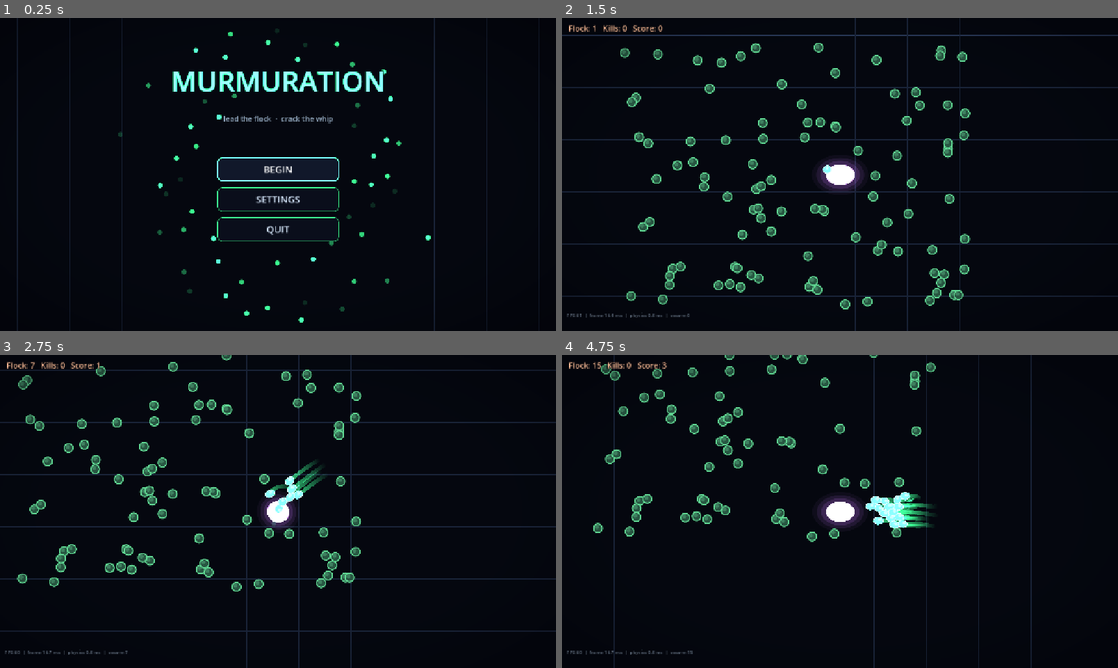
Above: before the commit, frames 1-4 (two rows, left to right).
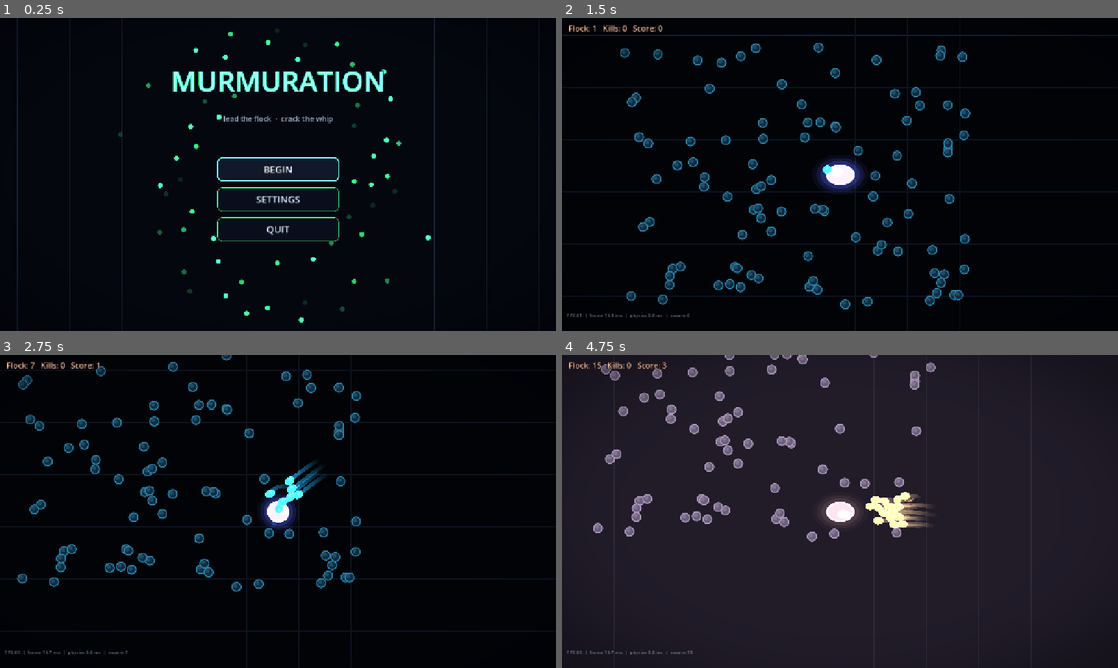
Above: after the commit, the same moments.

Repository: jadjoker/tdf
Game: Godot game, scene res://scenes/MainMenu.tscn
Same seed, same stepped clock (60 frames per second), same inputs: the game is played once before the commit and once after it.
Inputs (mouse positions are in pixels of both pictures, inside the frame that each line leads up to):
- Up to frame 1 (0.25 s): no input
- Up to frame 2 (1.5 s): click "BEGIN" at 0.5 s; tap Enter at 1.25 s; move the mouse to (962, 158) at 1.27 s; hold D (move_right) from 1.28 s (still down); tap T at 1.35 s; click (962, 158) at 1.42 s
- Up to frame 3 (2.75 s): release D (move_right) at 2 s; drag from (166, 527) to (255, 586) at 2.02 s
- Up to frame 4 (4.75 s): move the mouse to (895, 442) at 2.77 s; hold D (move_right) 2.78-3.5 s; tap R at 2.85 s; tap T at 3.05, 4.55 s; drag from (812, 574) to (767, 520) at 3.52 s; move the mouse to (1006, 558) at 4.27 s; hold A (move_left) from 4.28 s (still down); tap 1 at 4.35 s

The runs differ from the first frame. In frame 2, 5.1% of the frame differs, in the area x 0-100%, y 5-94%; in frame 3, 4.2%; in frame 4, 85%, in the area x 0-100%, y 0-100%.

Commit message:
Theme system: five switchable aesthetics
theme_palette.gd holds five complete visual identities (neon, abyss,
synthwave, pastel, ink) covering world, flock, player, all four enemy
types, glow parameters, and UI accent. Everything procedural reads the
active palette.

- Switch: Settings > Theme dropdown (persisted), or T in-game (desktop)
- Screenshot tool can pin a theme; aesthetic_previews/ holds gameplay
  captures of all five for comparison
- Deck build in dist/ rebuilt with the system

Co-Authored-By: Claude Fable 5 <noreply@anthropic.com>

Diff:
--- a/scripts/enemy.gd
+++ b/scripts/enemy.gd
@@ -18,9 +18,13 @@
 
 @export var knockback_scale: float = 0.05  # fast hits shove the enemy along the unit's velocity
 
-# Palette as vars so subclasses (tail_biter.gd etc.) can re-skin in _ready
-var color_body := Color(1.8, 0.5, 0.4)   # HDR hostile ember
-var color_core := Color(0.35, 0.06, 0.10) # dark "eye"
+# Palette comes from the active theme via theme_key ("chaser"/"biter"/
+# "interceptor"/"tank" — subclasses set theirs before super()._ready)
+const TP = preload("res://scripts/theme_palette.gd")
+
+var theme_key: String = "chaser"
+var color_body := Color(1.8, 0.5, 0.4)
+var color_core := Color(0.35, 0.06, 0.10)
 var color_rim := Color(2.6, 0.8, 0.5)
 var color_health := Color(2.0, 0.4, 0.3, 0.8)
 
@@ -54,9 +58,18 @@
 	add_to_group("enemies")
 	health = max_health
 	_pulse = randf() * TAU
+	_apply_theme()
 	var p: Node = get_parent()
 	if p != null and "damage_mult" in p:
 		_mods = p
+
+
+func _apply_theme() -> void:
+	color_body = TP.P[theme_key + "_body"]
+	color_rim = TP.P[theme_key + "_rim"]
+	color_core = Color(color_body.r * 0.15, color_body.g * 0.15, color_body.b * 0.15, 1.0)
+	color_health = Color(color_rim.r, color_rim.g, color_rim.b, 0.8)
+	queue_redraw()
 
 
 func set_target(t: Node2D) -> void:
--- a/scripts/followerunit.gd
+++ b/scripts/followerunit.gd
@@ -14,17 +14,11 @@
 var orbit_slot: int = 0                       # ring position, assigned by angle when orbit forms
 var follow_offset_norm: Vector2 = Vector2.ZERO # persistent unit offset (unit disc), scaled by follow_spread
 
-# Palette — values above 1.0 are HDR and bloom under the glow environment.
-# Collected units are RENDERED BY PHASE1'S MULTIMESH (perf pass B), which bakes
-# the swarm palette into a shared texture; only strays draw themselves (once).
-# Strays are unlit embers of the swarm palette — clearly the same species,
-# clearly waiting to be lit (screenshot review: gray-blue read as dull bubbles)
-const COLOR_STRAY := Color(0.16, 0.34, 0.26, 1.0)
-const COLOR_SWARM := Color(0.55, 2.40, 1.30, 1.0)
-const RIM_STRAY := Color(0.38, 0.85, 0.58, 1.0)
-const RIM_SWARM := Color(0.90, 3.00, 1.80, 1.0)
-const HIGHLIGHT_STRAY := Color(0.45, 0.90, 0.65, 0.30)
-const HIGHLIGHT_SWARM := Color(1.40, 2.80, 2.00, 0.30)
+# Palette comes from the active theme (theme_palette.gd) — values above 1.0
+# are HDR and bloom. Collected units are RENDERED BY PHASE1'S MULTIMESH
+# (perf pass B), which bakes the swarm palette into a shared texture; only
+# strays draw themselves (once). Strays are unlit embers of the swarm palette.
+const TP = preload("res://scripts/theme_palette.gd")
 
 # Spring-driven squash & stretch (same system as the player ball)
 const STRETCH_MAX := 0.8           # stretch target at full speed
@@ -89,9 +83,9 @@
 	# Collected units return early (the MultiMesh renders them).
 	if is_collected:
 		return
-	draw_circle(Vector2.ZERO, radius, COLOR_STRAY, true, -1.0, true)
-	draw_circle(Vector2(-radius * 0.25, -radius * 0.28), radius * 0.42, HIGHLIGHT_STRAY, true, -1.0, true)
-	draw_circle(Vector2.ZERO, radius, RIM_STRAY, false, 1.5, true)
+	draw_circle(Vector2.ZERO, radius, TP.P["stray_body"], true, -1.0, true)
+	draw_circle(Vector2(-radius * 0.25, -radius * 0.28), radius * 0.42, TP.P["stray_hi"], true, -1.0, true)
+	draw_circle(Vector2.ZERO, radius, TP.P["stray_rim"], false, 1.5, true)
 
 
 func _on_body_entered(body: Node) -> void:
--- a/scripts/grid_background.gd
+++ b/scripts/grid_background.gd
@@ -2,14 +2,24 @@
 
 # Static world-space grid so player/swarm speed is readable against the dark background.
 
+const TP = preload("res://scripts/theme_palette.gd")
+
 @export var cell_size: float = 120.0
 @export var extent: float = 3000.0    # grid covers ±extent from world origin
-@export var line_color: Color = Color(0.10, 0.14, 0.22, 1.0)
-@export var axis_color: Color = Color(0.16, 0.22, 0.34, 1.0)  # brighter lines through origin
+
+var line_color: Color = Color(0.10, 0.14, 0.22, 1.0)
+var axis_color: Color = Color(0.16, 0.22, 0.34, 1.0)  # brighter lines through origin
 
 
 func _ready() -> void:
 	z_index = -10
+	refresh_theme()
+
+
+func refresh_theme() -> void:
+	line_color = TP.P["grid_line"]
+	axis_color = TP.P["grid_axis"]
+	queue_redraw()
 
 
 func _draw() -> void:
--- a/scripts/heavy_tank.gd
+++ b/scripts/heavy_tank.gd
@@ -7,6 +7,7 @@
 
 
 func _ready() -> void:
+	theme_key = "tank"
 	super()
 	max_health = 500.0
 	health = max_health
@@ -20,8 +21,3 @@
 	knock_resist = 0.9
 	knockback_scale = 0.01
 	stray_drop = 3
-
-	color_body = Color(1.1, 0.60, 0.25)   # dark molten bronze
-	color_core = Color(0.20, 0.10, 0.04)
-	color_rim = Color(1.8, 1.0, 0.4)
-	color_health = Color(1.8, 1.1, 0.4, 0.8)
--- a/scripts/interceptor.gd
+++ b/scripts/interceptor.gd
@@ -9,16 +9,12 @@
 
 
 func _ready() -> void:
+	theme_key = "interceptor"
 	super()
 	max_health = 40.0
 	health = max_health
 	body_radius = 11.0
 	move_speed = 420.0
-
-	color_body = Color(1.7, 1.5, 0.35)    # acid gold — reads apart from ember/violet/bronze
-	color_core = Color(0.28, 0.24, 0.05)
-	color_rim = Color(2.4, 2.2, 0.6)
-	color_health = Color(2.0, 1.8, 0.5, 0.8)
 
 
 func _update_movement(delta: float) -> void:
--- a/scripts/main_menu.gd
+++ b/scripts/main_menu.gd
@@ -6,7 +6,7 @@
 
 const GS = preload("res://scripts/game_settings.gd")
 const UIS = preload("res://scripts/ui_style.gd")
-const _FollowerScript = preload("res://scripts/followerunit.gd")
+const TP = preload("res://scripts/theme_palette.gd")
 
 const AMBIENT_COUNT := 56
 
@@ -26,17 +26,13 @@
 
 func _ready() -> void:
 	GS.apply_saved()
+	TP.apply_saved()
 
 	var cam := Camera2D.new()
 	add_child(cam)
 
 	var env := Environment.new()
-	env.glow_enabled = true
-	env.glow_intensity = 1.0
-	env.glow_strength = 1.05
-	env.glow_bloom = 0.05
-	env.glow_blend_mode = Environment.GLOW_BLEND_MODE_SCREEN
-	env.glow_hdr_threshold = 1.1
+	TP.apply_environment(env)
 	var we := WorldEnvironment.new()
 	we.environment = env
 	add_child(we)
@@ -49,16 +45,17 @@
 
 func _process(delta: float) -> void:
 	_t += delta
-	# Title breathes gently in the bloom
+	# Title breathes gently in the bloom, in the theme's accent
 	if _title != null:
 		var pulse: float = 1.0 + sin(_t * 1.3) * 0.10
-		_title.modulate = Color(0.6 * pulse, 2.6 * pulse, 1.5 * pulse)
+		var ac: Color = TP.P["ui_accent"]
+		_title.modulate = Color(ac.r * pulse * 1.1, ac.g * pulse * 1.1, ac.b * pulse * 1.1)
 	queue_redraw()
 
 
 func _draw() -> void:
 	# Ambient murmuration: deterministic per-index orbits with sine wobble
-	var c: Color = _FollowerScript.COLOR_SWARM
+	var c: Color = TP.P["swarm_body"]
 	for i in range(AMBIENT_COUNT):
 		var fi := float(i)
 		var radius: float = 170.0 + fmod(fi * 47.0, 190.0)
@@ -172,6 +169,21 @@
 	vs.toggled.connect(_on_vsync)
 	settings_box.add_child(vs)
 
+	var theme_label := Label.new()
+	theme_label.text = "Theme"
+	theme_label.modulate = UIS.TEXT
+	settings_box.add_child(theme_label)
+
+	var theme_opt := OptionButton.new()
+	var theme_names: Array = TP.names()
+	for n in theme_names:
+		theme_opt.add_item(String(n).capitalize())
+	theme_opt.select(theme_names.find(TP.current_name))
+	theme_opt.item_selected.connect(func(idx: int) -> void:
+		TP.set_theme(theme_names[idx])
+		get_tree().reload_current_scene())   # restyle everything in the new identity
+	settings_box.add_child(theme_opt)
+
 	var back := Button.new()
 	back.text = "BACK"
 	UIS.style_button(back, UIS.MINT, 18)
--- a/scripts/pause_controller.gd
+++ b/scripts/pause_controller.gd
@@ -39,6 +39,8 @@
 			_phase.request_restart()
 		elif event.keycode == KEY_M and get_tree().paused:
 			_phase.go_to_menu()
+		elif event.keycode == KEY_T and not get_tree().paused:
+			_phase.cycle_theme()
 	elif event is InputEventJoypadButton and event.pressed:
 		if event.button_index == JOY_BUTTON_START:
 			_phase.toggle_pause()
--- a/scripts/phase_1.gd
+++ b/scripts/phase_1.gd
@@ -89,6 +89,7 @@
 # v0.3 — pick-3 upgrade system: every kill threshold pauses the run and
 # offers 3 of these (all stack; multiplicative where sensible)
 const UIS = preload("res://scripts/ui_style.gd")
+const TP = preload("res://scripts/theme_palette.gd")
 
 const UPGRADE_POOL := [
 	{"id": "damage", "name": "Pointier Flock", "desc": "+20% contact damage", "color": Color(2.2, 0.8, 0.4)},
@@ -127,6 +128,8 @@
 	randomize()
 	_run_start_ms = Time.get_ticks_msec()
 	preload("res://scripts/game_settings.gd").apply_saved()
+	TP.apply_saved()
+	_apply_world_theme()
 	_load_save()
 	spawn_followers()
 	_build_swarm_renderers()
@@ -192,9 +195,9 @@
 	var hi_center := Vector2(-body_r * 0.25, -body_r * 0.28)
 	var hi_r: float = body_r * 0.42
 
-	var body_c: Color = _FollowerScript.COLOR_SWARM
-	var rim_c: Color = _FollowerScript.RIM_SWARM
-	var hi_c: Color = _FollowerScript.HIGHLIGHT_SWARM
+	var body_c: Color = TP.P["swarm_body"]
+	var rim_c: Color = TP.P["swarm_rim"]
+	var hi_c: Color = TP.P["swarm_hi"]
 
 	for y in range(px):
 		for x in range(px):
@@ -214,6 +217,37 @@
 			img.set_pixel(x, y, col)
 
 	return ImageTexture.create_from_image(img)
+
+
+func _apply_world_theme() -> void:
+	var we: WorldEnvironment = get_node_or_null("WorldEnvironment")
+	if we != null and we.environment != null:
+		TP.apply_environment(we.environment)
+	var grid: Node = get_node_or_null("GridBackground")
+	if grid != null:
+		grid.refresh_theme()
+
+
+func cycle_theme() -> void:
+	# T key (desktop): flip through every aesthetic live, mid-run
+	var theme_names: Array = TP.names()
+	var i: int = theme_names.find(TP.current_name)
+	TP.set_theme(theme_names[(i + 1) % theme_names.size()])
+	refresh_theme_visuals()
+
+
+func refresh_theme_visuals() -> void:
+	_apply_world_theme()
+	if _unit_mm != null:
+		_unit_mm.texture = _bake_unit_texture()
+	if _trail_renderer != null:
+		_trail_renderer.rebuild_ramps()
+	for s in get_tree().get_nodes_in_group("stray"):
+		if is_instance_valid(s):
+			s.queue_redraw()
+	for e in get_tree().get_nodes_in_group("enemies"):
+		if is_instance_valid(e):
+			e._apply_theme()
 
 
 func _update_swarm_visuals(swarm_units: Array) -> void:
--- a/scripts/player.gd
+++ b/scripts/player.gd
@@ -5,12 +5,10 @@
 # Drawn visual (no sprite) — crisp anti-aliased edges at any zoom,
 # HDR colors bloom under the glow environment
 const CORE_RADIUS := 24.0
-# Screenshot review: 2.2+ core clipped to a featureless white disk — keep the
-# body just under full bloom so the magenta identity survives, rim carries the glow
-const CORE_COLOR := Color(1.55, 1.05, 1.85)       # magenta body, tinted not clipped
-const RIM_COLOR := Color(2.6, 1.8, 3.0)           # bright rim, blooms hard
-const HIGHLIGHT_COLOR := Color(2.2, 1.9, 2.4, 0.4)
-const HALO_COLOR := Color(1.2, 0.7, 1.5, 0.10)    # soft light spill
+# Colors come from the active theme (theme_palette.gd). Design note from the
+# screenshot review: keep cores just under full bloom so tint identity
+# survives; the rim carries the hard glow.
+const TP = preload("res://scripts/theme_palette.gd")
 
 # Squash & stretch driven by a damped spring, not mapped directly from speed:
 # accelerating overshoots the stretch, hard stops squash past neutral and
@@ -55,21 +53,23 @@
 		var deform := Transform2D(_axis_angle, Vector2(_stretch, 1.0 / sqrt(_stretch)), 0.0, Vector2.ZERO)
 		draw_set_transform_matrix(deform)
 
+	var halo: Color = TP.P["player_halo"]
+
 	# Soft layered halo (fades outward; bloom amplifies it)
 	for i in range(3):
 		var r: float = CORE_RADIUS + 10.0 + float(i) * 8.0 + pulse
-		var a: float = HALO_COLOR.a * (1.0 - float(i) / 3.0)
-		draw_circle(Vector2.ZERO, r, Color(HALO_COLOR.r, HALO_COLOR.g, HALO_COLOR.b, a), true, -1.0, true)
+		var a: float = halo.a * (1.0 - float(i) / 3.0)
+		draw_circle(Vector2.ZERO, r, Color(halo.r, halo.g, halo.b, a), true, -1.0, true)
 
 	# Body
 	var body_r: float = CORE_RADIUS + pulse * 0.4
-	draw_circle(Vector2.ZERO, body_r, CORE_COLOR, true, -1.0, true)
+	draw_circle(Vector2.ZERO, body_r, TP.P["player_core"], true, -1.0, true)
 
 	# Off-center highlight gives it a hint of depth without a texture
-	draw_circle(Vector2(-CORE_RADIUS * 0.25, -CORE_RADIUS * 0.28), CORE_RADIUS * 0.45, HIGHLIGHT_COLOR, true, -1.0, true)
+	draw_circle(Vector2(-CORE_RADIUS * 0.25, -CORE_RADIUS * 0.28), CORE_RADIUS * 0.45, TP.P["player_hi"], true, -1.0, true)
 
 	# Crisp bright rim
-	draw_circle(Vector2.ZERO, body_r, RIM_COLOR, false, 2.5, true)
+	draw_circle(Vector2.ZERO, body_r, TP.P["player_rim"], false, 2.5, true)
 
 
 func _physics_process(_delta: float) -> void:
--- a/scripts/tail_biter.gd
+++ b/scripts/tail_biter.gd
@@ -26,14 +26,11 @@
 
 
 func _ready() -> void:
+	theme_key = "biter"
 	super()
 	max_health = 60.0
 	health = max_health
 	body_radius = 13.0
-	color_body = Color(1.4, 0.35, 1.6)    # hostile violet — reads apart from ember chasers
-	color_core = Color(0.25, 0.04, 0.30)
-	color_rim = Color(2.2, 0.6, 2.6)
-	color_health = Color(1.8, 0.5, 2.0, 0.8)
 
 
 func _update_movement(delta: float) -> void:
@@ -141,5 +138,6 @@
 		var alpha: float = 0.18
 		if _state == State.WINDUP:
 			alpha = 0.45 + sin(_pulse * 9.0) * 0.25
-		draw_line(Vector2.ZERO, to_local(_prey.global_position), Color(1.6, 0.4, 1.8, alpha), 1.5, true)
+		var lc := Color(color_rim.r * 0.7, color_rim.g * 0.7, color_rim.b * 0.7, alpha)
+		draw_line(Vector2.ZERO, to_local(_prey.global_position), lc, 1.5, true)
 	super()
--- /dev/null
+++ b/scripts/theme_palette.gd
@@ -0,0 +1,131 @@
+extends RefCounted
+
+# Murmuration's visual identities. Every procedurally-drawn color in the game
+# reads from the active palette `P`, so switching themes reskins the world,
+# flock, enemies, and UI accents in one call.
+# Switch via: Settings dropdown, or T in-game (desktop). Persisted as settings/theme.
+
+const SAVE_PATH := "user://save.cfg"
+
+const THEMES := {
+	"neon": {
+		"bg": Color(0.02, 0.03, 0.06),
+		"grid_line": Color(0.10, 0.14, 0.22), "grid_axis": Color(0.16, 0.22, 0.34),
+		"stray_body": Color(0.16, 0.34, 0.26), "stray_rim": Color(0.38, 0.85, 0.58), "stray_hi": Color(0.45, 0.90, 0.65, 0.30),
+		"swarm_body": Color(0.55, 2.40, 1.30), "swarm_rim": Color(0.90, 3.00, 1.80), "swarm_hi": Color(1.40, 2.80, 2.00, 0.30),
+		"player_core": Color(1.55, 1.05, 1.85), "player_rim": Color(2.6, 1.8, 3.0),
+		"player_hi": Color(2.2, 1.9, 2.4, 0.4), "player_halo": Color(1.2, 0.7, 1.5, 0.10),
+		"glow_intensity": 1.0, "glow_strength": 1.05, "glow_bloom": 0.05,
+		"ui_accent": Color(0.55, 2.4, 1.3),
+		"chaser_body": Color(1.8, 0.5, 0.4), "chaser_rim": Color(2.6, 0.8, 0.5),
+		"biter_body": Color(1.4, 0.35, 1.6), "biter_rim": Color(2.2, 0.6, 2.6),
+		"interceptor_body": Color(1.7, 1.5, 0.35), "interceptor_rim": Color(2.4, 2.2, 0.6),
+		"tank_body": Color(1.1, 0.60, 0.25), "tank_rim": Color(1.8, 1.0, 0.4),
+	},
+	"abyss": {
+		"bg": Color(0.008, 0.015, 0.03),
+		"grid_line": Color(0.04, 0.08, 0.13), "grid_axis": Color(0.07, 0.13, 0.19),
+		"stray_body": Color(0.06, 0.18, 0.26), "stray_rim": Color(0.18, 0.50, 0.65), "stray_hi": Color(0.25, 0.60, 0.75, 0.30),
+		"swarm_body": Color(0.30, 1.60, 2.20), "swarm_rim": Color(0.50, 2.40, 3.00), "swarm_hi": Color(0.90, 2.40, 2.80, 0.30),
+		"player_core": Color(1.15, 0.95, 2.10), "player_rim": Color(1.8, 1.6, 3.0),
+		"player_hi": Color(1.8, 1.7, 2.6, 0.4), "player_halo": Color(0.6, 0.7, 1.8, 0.12),
+		"glow_intensity": 1.15, "glow_strength": 1.10, "glow_bloom": 0.08,
+		"ui_accent": Color(0.5, 2.2, 2.6),
+		"chaser_body": Color(1.8, 0.45, 0.5), "chaser_rim": Color(2.4, 0.7, 0.8),
+		"biter_body": Color(1.5, 0.4, 1.8), "biter_rim": Color(2.2, 0.7, 2.6),
+		"interceptor_body": Color(1.1, 1.9, 2.0), "interceptor_rim": Color(1.5, 2.6, 2.8),
+		"tank_body": Color(1.0, 0.5, 0.3), "tank_rim": Color(1.6, 0.85, 0.5),
+	},
+	"synthwave": {
+		"bg": Color(0.03, 0.01, 0.06),
+		"grid_line": Color(0.16, 0.05, 0.22), "grid_axis": Color(0.30, 0.08, 0.38),
+		"stray_body": Color(0.16, 0.10, 0.30), "stray_rim": Color(0.50, 0.30, 0.80), "stray_hi": Color(0.60, 0.40, 0.90, 0.30),
+		"swarm_body": Color(0.40, 2.20, 2.60), "swarm_rim": Color(0.60, 3.00, 3.40), "swarm_hi": Color(1.20, 2.80, 3.00, 0.30),
+		"player_core": Color(2.00, 0.60, 1.80), "player_rim": Color(3.0, 0.9, 2.6),
+		"player_hi": Color(2.6, 1.4, 2.4, 0.4), "player_halo": Color(1.5, 0.4, 1.2, 0.12),
+		"glow_intensity": 1.25, "glow_strength": 1.10, "glow_bloom": 0.15,
+		"ui_accent": Color(2.2, 0.5, 1.8),
+		"chaser_body": Color(2.4, 1.0, 0.3), "chaser_rim": Color(3.0, 1.5, 0.5),
+		"biter_body": Color(2.2, 0.4, 1.6), "biter_rim": Color(3.0, 0.7, 2.2),
+		"interceptor_body": Color(2.4, 2.0, 0.4), "interceptor_rim": Color(3.0, 2.6, 0.6),
+		"tank_body": Color(1.8, 0.4, 0.4), "tank_rim": Color(2.6, 0.7, 0.7),
+	},
+	"pastel": {
+		"bg": Color(0.13, 0.11, 0.16),
+		"grid_line": Color(0.19, 0.165, 0.23), "grid_axis": Color(0.24, 0.21, 0.29),
+		"stray_body": Color(0.42, 0.38, 0.48), "stray_rim": Color(0.68, 0.60, 0.74), "stray_hi": Color(0.75, 0.68, 0.80, 0.30),
+		"swarm_body": Color(1.30, 1.05, 0.70), "swarm_rim": Color(1.60, 1.30, 0.90), "swarm_hi": Color(1.70, 1.50, 1.10, 0.30),
+		"player_core": Color(1.40, 0.90, 0.95), "player_rim": Color(1.70, 1.20, 1.30),
+		"player_hi": Color(1.70, 1.40, 1.45, 0.4), "player_halo": Color(1.0, 0.7, 0.75, 0.10),
+		"glow_intensity": 0.55, "glow_strength": 1.02, "glow_bloom": 0.02,
+		"ui_accent": Color(1.5, 1.2, 0.95),
+		"chaser_body": Color(1.30, 0.60, 0.55), "chaser_rim": Color(1.55, 0.80, 0.75),
+		"biter_body": Color(1.00, 0.70, 1.30), "biter_rim": Color(1.25, 0.90, 1.55),
+		"interceptor_body": Color(0.90, 1.10, 0.70), "interceptor_rim": Color(1.10, 1.35, 0.90),
+		"tank_body": Color(0.90, 0.70, 0.55), "tank_rim": Color(1.15, 0.92, 0.75),
+	},
+	"ink": {
+		"bg": Color(0.0, 0.0, 0.0),
+		"grid_line": Color(0.045, 0.045, 0.045), "grid_axis": Color(0.08, 0.08, 0.08),
+		"stray_body": Color(0.16, 0.16, 0.155), "stray_rim": Color(0.50, 0.50, 0.48), "stray_hi": Color(0.60, 0.60, 0.58, 0.30),
+		"swarm_body": Color(1.80, 1.75, 1.60), "swarm_rim": Color(2.60, 2.50, 2.30), "swarm_hi": Color(2.60, 2.55, 2.40, 0.30),
+		"player_core": Color(2.20, 2.15, 2.00), "player_rim": Color(3.0, 2.95, 2.8),
+		"player_hi": Color(2.8, 2.75, 2.6, 0.4), "player_halo": Color(1.4, 1.38, 1.3, 0.08),
+		"glow_intensity": 0.9, "glow_strength": 1.05, "glow_bloom": 0.05,
+		"ui_accent": Color(1.9, 1.9, 1.8),
+		"chaser_body": Color(2.0, 0.35, 0.3), "chaser_rim": Color(2.8, 0.55, 0.5),
+		"biter_body": Color(2.0, 0.35, 0.3), "biter_rim": Color(2.8, 0.55, 0.5),
+		"interceptor_body": Color(2.0, 0.35, 0.3), "interceptor_rim": Color(2.8, 0.55, 0.5),
+		"tank_body": Color(1.4, 0.30, 0.25), "tank_rim": Color(2.2, 0.45, 0.4),
+	},
+}
+
+static var current_name: String = "neon"
+static var P: Dictionary = THEMES["neon"]
+static var _locked: bool = false   # screenshot tool pins a theme for capture
+
+
+static func names() -> Array:
+	return THEMES.keys()
+
+
+static func apply_saved() -> void:
+	if _locked:
+		_apply_side_effects()
+		return
+	var cfg := ConfigFile.new()
+	cfg.load(SAVE_PATH)
+	set_theme(cfg.get_value("settings", "theme", "neon"), false)
+
+
+static func lock_theme(theme_name: String) -> void:
+	set_theme(theme_name, false)
+	_locked = true
+
+
+static func set_theme(theme_name: String, persist: bool = true) -> void:
+	if not THEMES.has(theme_name):
+		theme_name = "neon"
+	current_name = theme_name
+	P = THEMES[theme_name]
+	_apply_side_effects()
+	if persist:
+		var cfg := ConfigFile.new()
+		cfg.load(SAVE_PATH)
+		cfg.set_value("settings", "theme", theme_name)
+		cfg.save(SAVE_PATH)
+
+
+static func _apply_side_effects() -> void:
+	RenderingServer.set_default_clear_color(P["bg"])
+	# UI accent follows the theme (GOLD/VIOLET stay semantic)
+	preload("res://scripts/ui_style.gd").MINT = P["ui_accent"]
+
+
+static func apply_environment(env: Environment) -> void:
+	env.glow_enabled = true
+	env.glow_intensity = P["glow_intensity"]
+	env.glow_strength = P["glow_strength"]
+	env.glow_bloom = P["glow_bloom"]
+	env.glow_blend_mode = Environment.GLOW_BLEND_MODE_SCREEN
+	env.glow_hdr_threshold = 1.1
--- a/scripts/trail_renderer.gd
+++ b/scripts/trail_renderer.gd
@@ -4,7 +4,7 @@
 # Replaces 100 individual Line2D nodes (each of which re-tessellated its own
 # geometry every update) with one _draw() pass — perf pass B.
 
-const _FollowerScript = preload("res://scripts/followerunit.gd")
+const TP = preload("res://scripts/theme_palette.gd")
 
 const TRAIL_LENGTH := 8      # points per trail, recorded at 30 Hz (~0.27s)
 const TRAIL_WIDTH := 9.0
@@ -22,8 +22,12 @@
 	var mat := CanvasItemMaterial.new()
 	mat.blend_mode = CanvasItemMaterial.BLEND_MODE_ADD
 	material = mat
+	rebuild_ramps()
 
-	var c: Color = _FollowerScript.COLOR_SWARM
+
+func rebuild_ramps() -> void:
+	# Called on theme switch too — trails follow the active swarm color
+	var c: Color = TP.P["swarm_body"]
 	for count in range(2, TRAIL_LENGTH + 1):
 		var ramp := PackedColorArray()
 		ramp.resize(count)
--- a/scripts/ui_style.gd
+++ b/scripts/ui_style.gd
@@ -9,7 +9,7 @@
 const BG := Color(0.045, 0.06, 0.11, 0.92)
 const BG_HOVER := Color(0.07, 0.10, 0.17, 0.95)
 
-const MINT := Color(0.55, 2.4, 1.3)      # the game's signature accent
+static var MINT := Color(0.55, 2.4, 1.3) # the theme's signature accent (set by theme_palette)
 const GOLD := Color(2.2, 1.8, 0.6)
 const VIOLET := Color(1.8, 0.7, 2.2)
 
--- a/tools/screenshot_tool.gd
+++ b/tools/screenshot_tool.gd
@@ -2,8 +2,9 @@
 
 # Dev tool: boot a scene, wait for it to settle, save a viewport screenshot, quit.
 # Usage:
-#   godot --path . --script tools/screenshot_tool.gd -- <scene.tscn> <out.png> [upgrade]
-# "upgrade" forces the pick-3 card screen open before capturing (shop shot).
+#   godot --path . --script tools/screenshot_tool.gd -- <scene.tscn> <out.png> [screen] [theme]
+# screen: "upgrade" | "gameover" | "pause" | "none" — forces that UI open first
+# theme: pins a theme_palette theme for the capture (ignores the saved one)
 
 var _frames: int = 0
 var _out_path: String = "screenshot.png"
@@ -15,8 +16,10 @@
 	var args: PackedStringArray = OS.get_cmdline_user_args()
 	if args.size() >= 2:
 		_out_path = args[1]
-	if args.size() >= 3:
+	if args.size() >= 3 and args[2] != "none":
 		_forced_screen = args[2]
+	if args.size() >= 4:
+		preload("res://scripts/theme_palette.gd").lock_theme(args[3])
 	if args.size() >= 1:
 		change_scene_to_file(args[0])
 
Binary file added: aesthetic_previews/abyss.png
Not shown, added: aesthetic_previews/abyss.png.import
Binary file added: aesthetic_previews/ink.png
Not shown, added: aesthetic_previews/ink.png.import
Binary file added: aesthetic_previews/neon.png
Not shown, added: aesthetic_previews/neon.png.import
Binary file added: aesthetic_previews/pastel.png
Not shown, added: aesthetic_previews/pastel.png.import
Binary file added: aesthetic_previews/synthwave.png
Not shown, added: aesthetic_previews/synthwave.png.import
Not shown, added: scripts/theme_palette.gd.uid
Not shown, changed: dist/murmuration.x86_64
